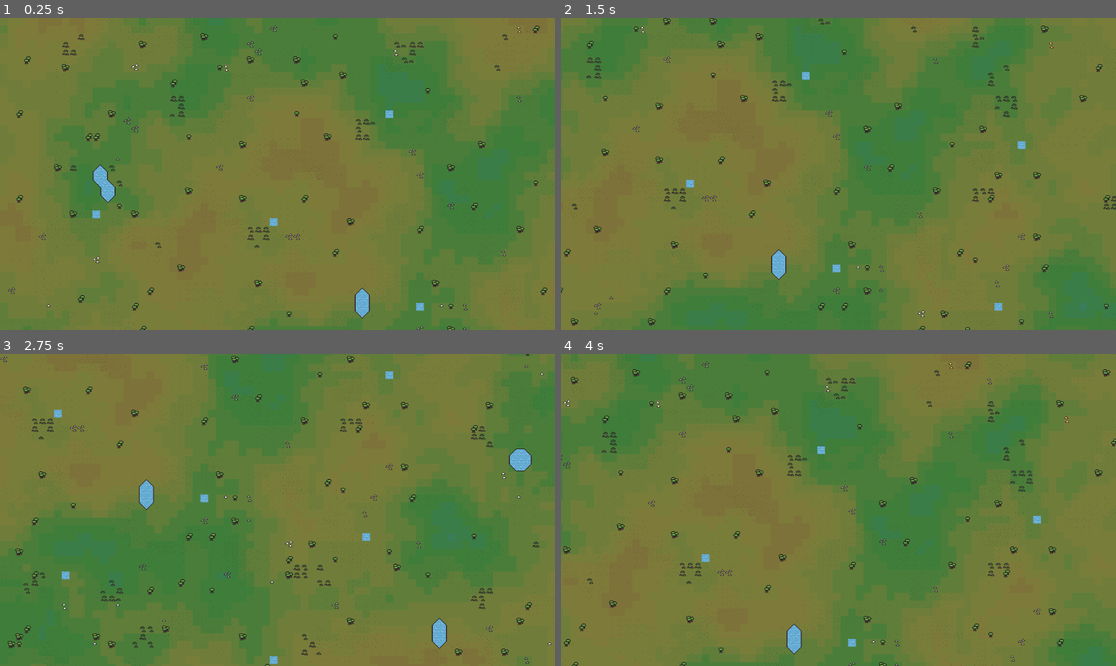
Above: before the commit, frames 1-4 (two rows, left to right).
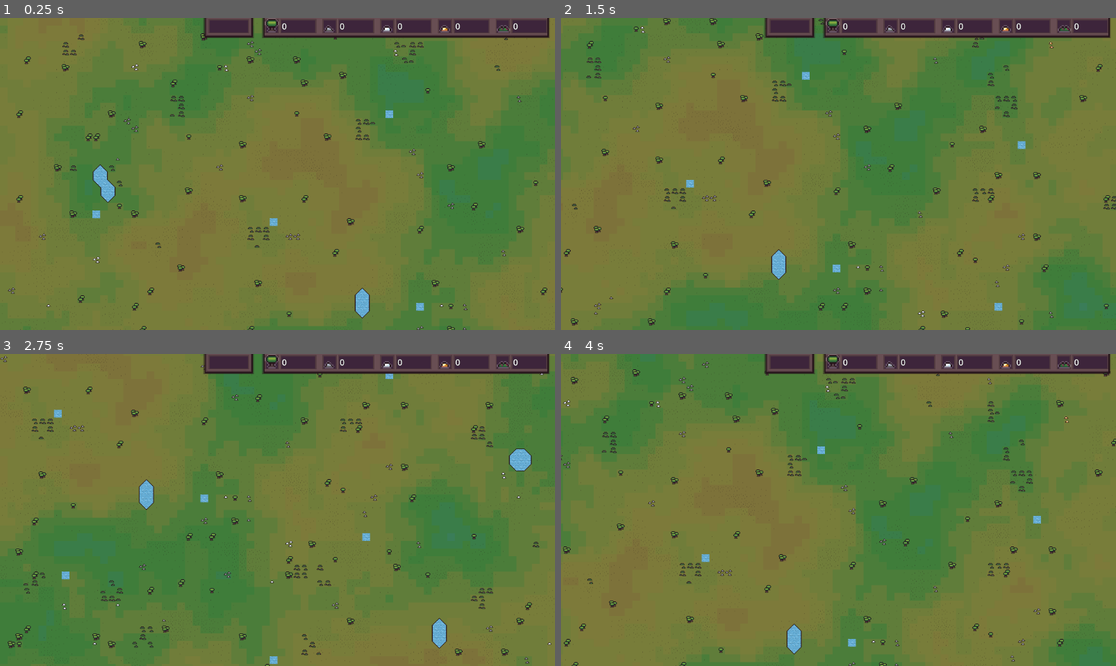
Above: after the commit, the same moments.

Repository: ZouRoung/blitz-kingdoms
Game: Godot game, scene res://SCENES/game.tscn
Two runs of this game, one before a commit and one after it. Both use one fixed random seed, a clock stepped at 60 frames per second and the inputs below.
Inputs (mouse positions are in pixels of both pictures, inside the frame that each line leads up to):
- Up to frame 1 (0.25 s): no input
- Up to frame 2 (1.5 s): tap Enter at 0.5 s; move the mouse to (960, 158) at 0.52 s; hold D (right) 0.53-1.28 s; click (960, 158) at 0.67 s; move the mouse to (727, 189) at 1.27 s; hold S (down) from 1.28 s (still down)
- Up to frame 3 (2.75 s): move the mouse to (333, 441) at 2.02 s; release S (down) at 2.03 s; hold D (right) from 2.03 s (still down)
- Up to frame 4 (4 s): tap Space at 2.75 s; move the mouse to (810, 572) at 2.77 s; release D (right) at 2.78 s; hold W (up) 2.78-3.53 s; click (810, 572) at 2.92 s; move the mouse to (1005, 556) at 3.52 s; hold A (left) from 3.53 s (still down)

The runs differ from the first frame. In frame 1, 3.9% of the frame differs, in the area x 36-99%, y 0-7%; in frame 2, 3.9%; in frame 3, 3.9%; in frame 4, 3.9%.

Commit message:
add new ui sprites and basic ui

Diff:
--- a/OBJECTS/UNITS/unit_warrior.tscn
+++ b/OBJECTS/UNITS/unit_warrior.tscn
@@ -1,6 +1,6 @@
 [gd_scene load_steps=12 format=3 uid="uid://cexqy5rvxss56"]
 
-[ext_resource type="Script" uid="uid://cn7kdud0q882" path="res://OBJECTS/UNITS/unit_script.gd" id="1_xk7b7"]
+[ext_resource type="Script" uid="uid://cn7kdud0q882" path="res://SCRIPTS/unit_script.gd" id="1_xk7b7"]
 [ext_resource type="Texture2D" uid="uid://c6u8k7ti0hq36" path="res://ASSETS/SPRITES/UNITS/WARRIOR/warrior_shadow.png" id="2_e3ab8"]
 [ext_resource type="Texture2D" uid="uid://yovag4o25sev" path="res://ASSETS/SPRITES/UNITS/WARRIOR/warrior_sword.png" id="3_stoig"]
 [ext_resource type="Texture2D" uid="uid://dehn6x4pu5e8h" path="res://ASSETS/SPRITES/UNITS/WARRIOR/warrior_body.png" id="4_pj2tc"]
--- /dev/null
+++ b/OBJECTS/ui.tscn
@@ -0,0 +1,146 @@
+[gd_scene load_steps=8 format=3 uid="uid://b5khnrbjmxvsn"]
+
+[ext_resource type="Script" uid="uid://crqof46ojb2tk" path="res://SCRIPTS/ui.gd" id="1_4cuim"]
+[ext_resource type="Texture2D" uid="uid://cbqx34dmu8v4l" path="res://ASSETS/SPRITES/UI/topbar/topbar.png" id="2_wug7n"]
+[ext_resource type="Texture2D" uid="uid://8ftejx61stwf" path="res://ASSETS/SPRITES/UI/topbar/topbarTimer.png" id="3_b2kkc"]
+
+[sub_resource type="Animation" id="Animation_4cuim"]
+length = 0.001
+tracks/0/type = "value"
+tracks/0/imported = false
+tracks/0/enabled = true
+tracks/0/path = NodePath("base/selectMenu:visible")
+tracks/0/interp = 1
+tracks/0/loop_wrap = true
+tracks/0/keys = {
+"times": PackedFloat32Array(0),
+"transitions": PackedFloat32Array(1),
+"update": 1,
+"values": [false]
+}
+
+[sub_resource type="Animation" id="Animation_b2kkc"]
+resource_name = "deselected"
+length = 0.5
+tracks/0/type = "value"
+tracks/0/imported = false
+tracks/0/enabled = true
+tracks/0/path = NodePath("base/selectMenu:visible")
+tracks/0/interp = 1
+tracks/0/loop_wrap = true
+tracks/0/keys = {
+"times": PackedFloat32Array(0),
+"transitions": PackedFloat32Array(1),
+"update": 1,
+"values": [false]
+}
+
+[sub_resource type="Animation" id="Animation_wug7n"]
+resource_name = "selected"
+length = 0.5
+tracks/0/type = "value"
+tracks/0/imported = false
+tracks/0/enabled = true
+tracks/0/path = NodePath("base/selectMenu:visible")
+tracks/0/interp = 1
+tracks/0/loop_wrap = true
+tracks/0/keys = {
+"times": PackedFloat32Array(0),
+"transitions": PackedFloat32Array(1),
+"update": 1,
+"values": [true]
+}
+
+[sub_resource type="AnimationLibrary" id="AnimationLibrary_b2kkc"]
+_data = {
+&"RESET": SubResource("Animation_4cuim"),
+&"deselected": SubResource("Animation_b2kkc"),
+&"selected": SubResource("Animation_wug7n")
+}
+
+[node name="ui" type="Control"]
+layout_mode = 3
+anchors_preset = 15
+anchor_right = 1.0
+anchor_bottom = 1.0
+grow_horizontal = 2
+grow_vertical = 2
+script = ExtResource("1_4cuim")
+
+[node name="base" type="CanvasLayer" parent="."]
+
+[node name="topbar" type="Node2D" parent="base"]
+
+[node name="resourcesBar" type="Sprite2D" parent="base/topbar"]
+position = Vector2(844, 21.000002)
+scale = Vector2(2.5, 2.5)
+texture = ExtResource("2_wug7n")
+
+[node name="timer" type="Sprite2D" parent="base/topbar"]
+position = Vector2(475, 21)
+scale = Vector2(2.5, 2.5)
+texture = ExtResource("3_b2kkc")
+
+[node name="woodCounter" type="Label" parent="base/topbar"]
+offset_left = 585.0
+offset_top = 4.0
+offset_right = 653.0
+offset_bottom = 30.0
+theme_override_colors/font_outline_color = Color(0, 0, 0, 1)
+theme_override_constants/outline_size = 2
+theme_override_font_sizes/font_size = 18
+text = "0"
+clip_text = true
+
+[node name="stoneCounter" type="Label" parent="base/topbar"]
+offset_left = 705.0
+offset_top = 4.0
+offset_right = 773.0
+offset_bottom = 30.0
+theme_override_colors/font_outline_color = Color(0, 0, 0, 1)
+theme_override_constants/outline_size = 2
+theme_override_font_sizes/font_size = 18
+text = "0"
+clip_text = true
+
+[node name="ironCounter" type="Label" parent="base/topbar"]
+offset_left = 825.0
+offset_top = 4.0
+offset_right = 893.0
+offset_bottom = 30.0
+theme_override_colors/font_outline_color = Color(0, 0, 0, 1)
+theme_override_constants/outline_size = 2
+theme_override_font_sizes/font_size = 18
+text = "0"
+clip_text = true
+
+[node name="goldCounter" type="Label" parent="base/topbar"]
+offset_left = 945.0
+offset_top = 4.0
+offset_right = 1013.0
+offset_bottom = 30.0
+theme_override_colors/font_outline_color = Color(0, 0, 0, 1)
+theme_override_constants/outline_size = 2
+theme_override_font_sizes/font_size = 18
+text = "0"
+clip_text = true
+
+[node name="foodCounter" type="Label" parent="base/topbar"]
+offset_left = 1065.0
+offset_top = 4.0
+offset_right = 1133.0
+offset_bottom = 30.0
+theme_override_colors/font_outline_color = Color(0, 0, 0, 1)
+theme_override_constants/outline_size = 2
+theme_override_font_sizes/font_size = 18
+text = "0"
+clip_text = true
+
+[node name="selectMenu" type="Node2D" parent="base"]
+visible = false
+modulate = Color(1, 1, 1, 0)
+
+[node name="ani" type="AnimationPlayer" parent="."]
+libraries = {
+&"": SubResource("AnimationLibrary_b2kkc")
+}
--- a/SCENES/game.tscn
+++ b/SCENES/game.tscn
@@ -1,7 +1,8 @@
-[gd_scene load_steps=3 format=3 uid="uid://drugflygomoy3"]
+[gd_scene load_steps=4 format=3 uid="uid://drugflygomoy3"]
 
 [ext_resource type="PackedScene" uid="uid://c0fi1s61yiopx" path="res://OBJECTS/world_gen.tscn" id="1_2sn7y"]
 [ext_resource type="PackedScene" uid="uid://yopmjcm1w1pd" path="res://OBJECTS/game_handler.tscn" id="2_w4tjv"]
+[ext_resource type="PackedScene" uid="uid://b5khnrbjmxvsn" path="res://OBJECTS/ui.tscn" id="3_l2rif"]
 
 [node name="game" type="Node2D"]
 
@@ -11,3 +12,5 @@
 
 [node name="Units" type="Node2D" parent="."]
 y_sort_enabled = true
+
+[node name="ui" parent="." instance=ExtResource("3_l2rif")]
--- /dev/null
+++ b/SCRIPTS/ui.gd
@@ -0,0 +1 @@
+extends Control
Binary file added: ASSETS/EDIT/UI/button_buildmenu_options_edit.aseprite
Binary file added: ASSETS/EDIT/UI/ui_edit.aseprite
Binary file added: ASSETS/EDIT/UNIT/button_buildmenu_buildings_edit.aseprite
Binary file changed: ASSETS/EDIT/WORLD/world_tileset_edit.aseprite
Binary file added: ASSETS/SPRITES/UI/buildmenu/buildingMenu.png
Not shown, added: ASSETS/SPRITES/UI/buildmenu/buildingMenu.png.import
Binary file added: ASSETS/SPRITES/UI/buildmenu/buildings/button_buildmenu_archer_hover.png
Not shown, added: ASSETS/SPRITES/UI/buildmenu/buildings/button_buildmenu_archer_hover.png.import
Binary file added: ASSETS/SPRITES/UI/buildmenu/buildings/button_buildmenu_archer_normal.png
Not shown, added: ASSETS/SPRITES/UI/buildmenu/buildings/button_buildmenu_archer_normal.png.import
Binary file added: ASSETS/SPRITES/UI/buildmenu/buildings/button_buildmenu_archer_pressed.png
Not shown, added: ASSETS/SPRITES/UI/buildmenu/buildings/button_buildmenu_archer_pressed.png.import
(and 39 more such lines)
